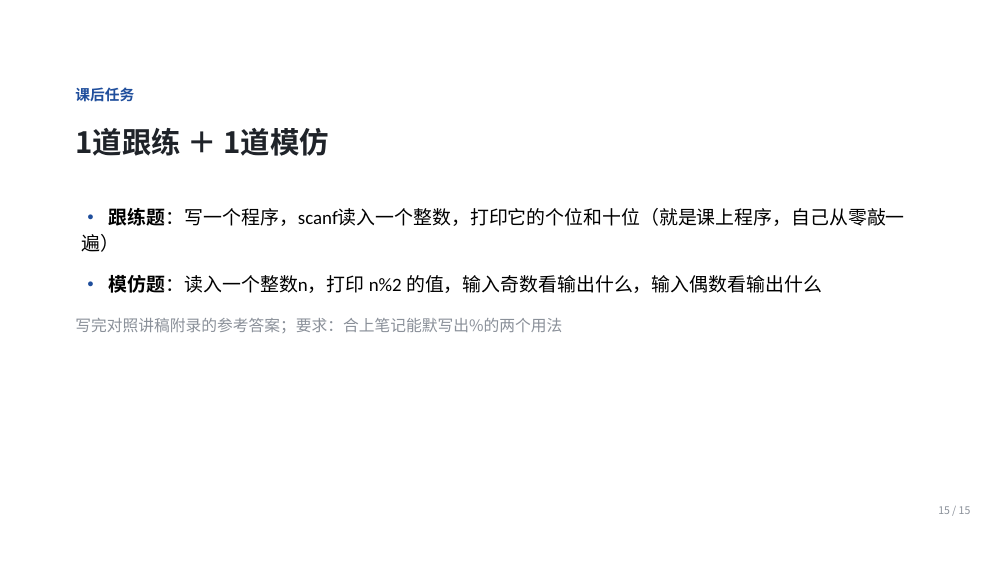
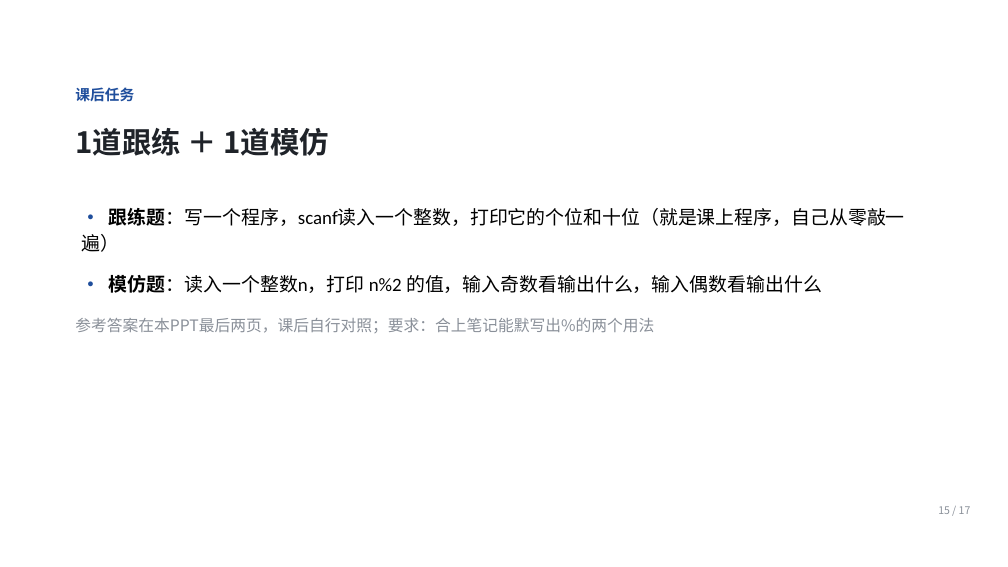
Before and after one commit to Ctrl1CandV/SpecialtyCourses, a slide deck: slide 15 of 课件/C1/C1-A-03/C1-A-03.pptx. Drawn at 1008x567 pixels with LibreOffice and Linux fonts; fonts in the diff are those of the drawing; background and template pictures are left out. Boxes give left, top, right and bottom in pixels: in the first picture for what was removed or moved away, otherwise in the second. Text is boxed around its words. In the diff, an @@ line names an element or a change of style, - is before the commit and + after.

Commit message:
09.14 更新C1-A阶段课件，增加课后题答案

```diff
--- a/课件/C1/C1-A-03/C1-A-03.pptx
+++ b/课件/C1/C1-A-03/C1-A-03.pptx
@@ text at (75,318,654,333): text changed @@
-写完对照讲稿附录的参考答案；要求：合上笔记能默写出%的两个用法
+参考答案在本PPT最后两页，课后自行对照；要求：合上笔记能默写出%的两个用法
@@ text at (938,506,971,514): text changed @@
-15 / 15
+15 / 17
```
Also in this commit, not shown: 14 other slides changed, 2 slides added, 14 other files.
